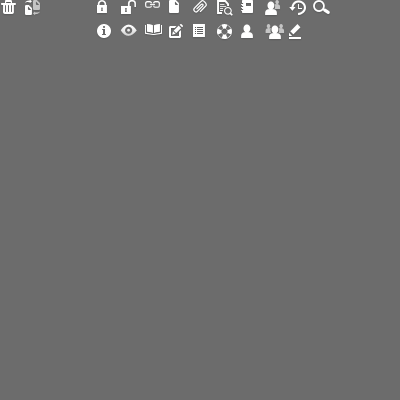
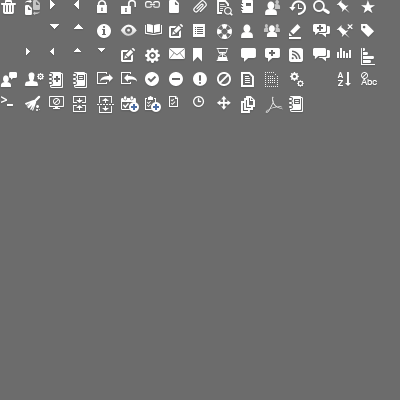
Layer changes from the first 400 × 400 image to the second:
added group "censor kewords" with 4 layers above "sort" over [1, 72, 377, 111]
added layer "pruning" in group "censor kewords" over [25, 95, 41, 111]
added layer "more action" above "hide" over [289, 72, 304, 87]
added layer "Shape 178" above "Shape 178 copy" over [168, 72, 183, 86]
added layer "Shape 178 copy" above "import" over [144, 72, 159, 86]
added layer "Note Book copy 2" (1st of 2) above "add category" over [73, 72, 87, 88]
added layer "add category" above "admin" over [49, 72, 63, 88]
added layer "admin" above "Shape 147 copy 3" over [24, 72, 45, 86]
added layer "Shape 147 copy 3" above "Shape 122 copy 3" over [265, 96, 283, 113]
added layer "Shape 122 copy 3" above "Shape 180 copy 3" over [241, 96, 255, 113]
added layer "Shape 180 copy 3" above "Shape 179 copy 7" over [217, 95, 231, 110]
added layer "Shape 179 copy 7" above "poll" over [0, 72, 17, 87]
added layer "poll" above "views" over [361, 48, 375, 65]
added layer "unstick" above "stick" over [336, 24, 353, 38]
added layer "create forum" above "forum" over [313, 24, 330, 38]
added layer "forum" above "RSS" over [313, 48, 330, 62]
added layer "create topic" above "topic" over [265, 48, 280, 62]
added layer "topic" above "pending" over [241, 48, 256, 62]
added layer "setting" above "information" over [145, 48, 160, 63]
added group "group copy 3" with 4 layers above "arrow gray right left copy 3" over [263, 24, 303, 112]
added layer "Note Book copy 2" (2nd of 2, in "group copy 3") in group "group copy 3" over [289, 96, 303, 112]
added group "create event" with 9 layers above "split" over [121, 96, 205, 112]
added group "create task" with 5 layers in group "create event" over [145, 96, 205, 112]
added layer "split" above "merge" over [97, 96, 114, 113]
…and 40 more changes (37 added, 3 painted, 3 stack)
